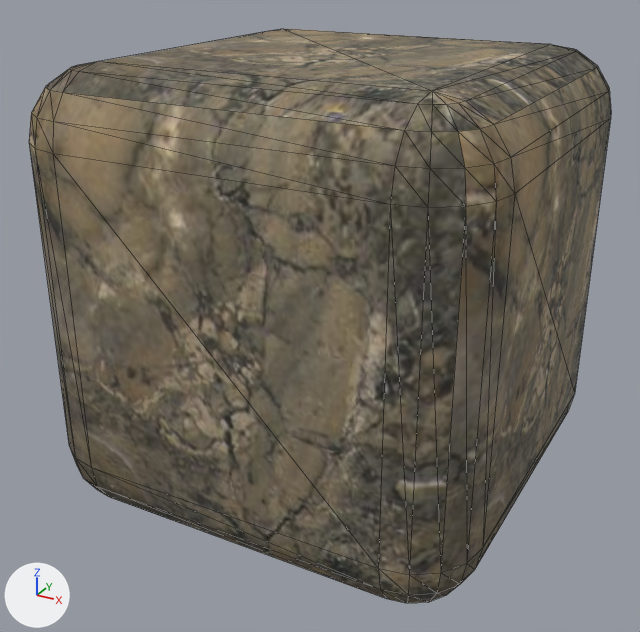
An edit to the FBX model EngineTest/Content/models/ChamferBox.FBX, drawn before and after from the same camera.
Rendered twice from a camera (50 mm lens) standing at (12.62, -14.91, 12.42) and looking at (3.5, 1.67, 4.13). The axes (+X, +Y, +Z) are drawn at lower left. The lights are the same throughout. Mesh edges are drawn as thin lines.

Script lines for the objects in view, before the commit:
```python
mat_01___default = principled_material('01 - Default')
mat_01___default.texture = img_benedeti_jpg
mat_01___default.roughness = 0.859
me_chamferbox01 = bpy.data.meshes.new('ChamferBox01')
me_chamferbox01.from_pydata(...)  # 168 vertices, 332 faces; spans x -5.0..5.0, y -5.0..5.0, z 0.0..10.0
me_chamferbox01.materials.append(mat_01___default)  # picture img_benedeti_jpg
ob_chamferbox01 = bpy.data.objects.new('ChamferBox01', me_chamferbox01)
ob_chamferbox01.location = (3.69, 2.21, 0.01)
```
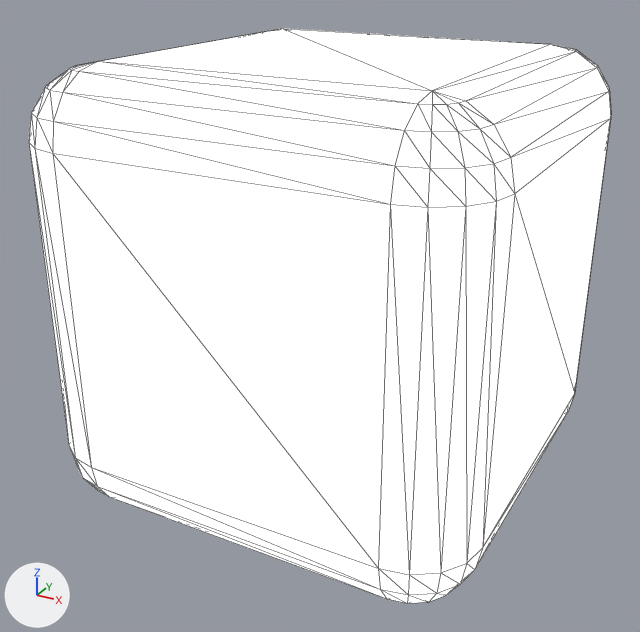
The edits, one by one:
In material '01 - Default' (mat_01___default), emission_strength is now set to 1.0.

Location of each change, [x1, y1, x2, y2] in pixels of the pictures (640 x 632 px):
'ChamferBox01', surface changed (brown to white)
    both: [29, 29, 611, 603]
